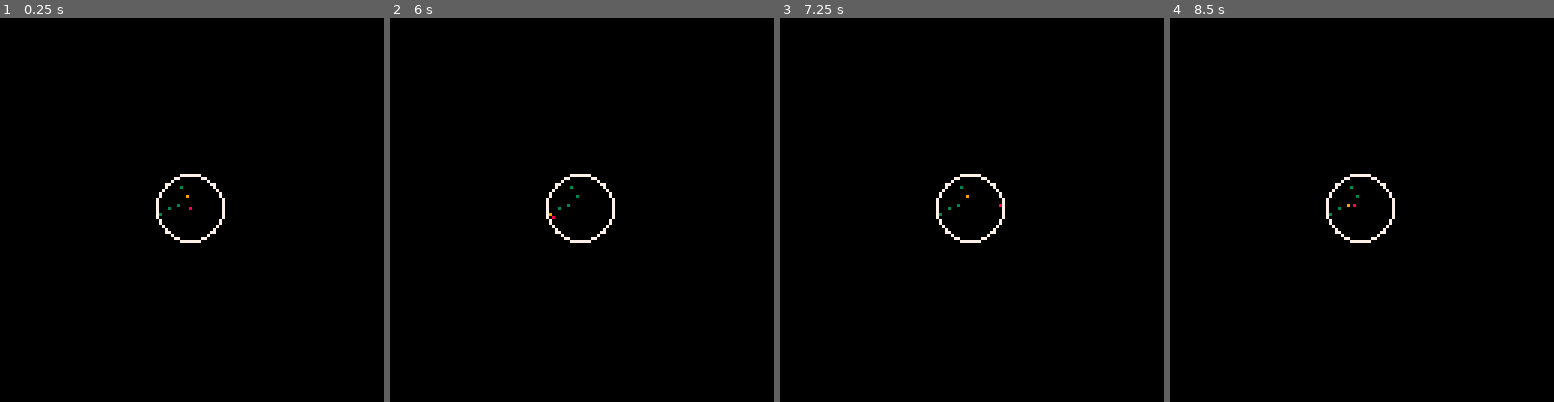
Above: before the commit, frames 1-4 (left to right).
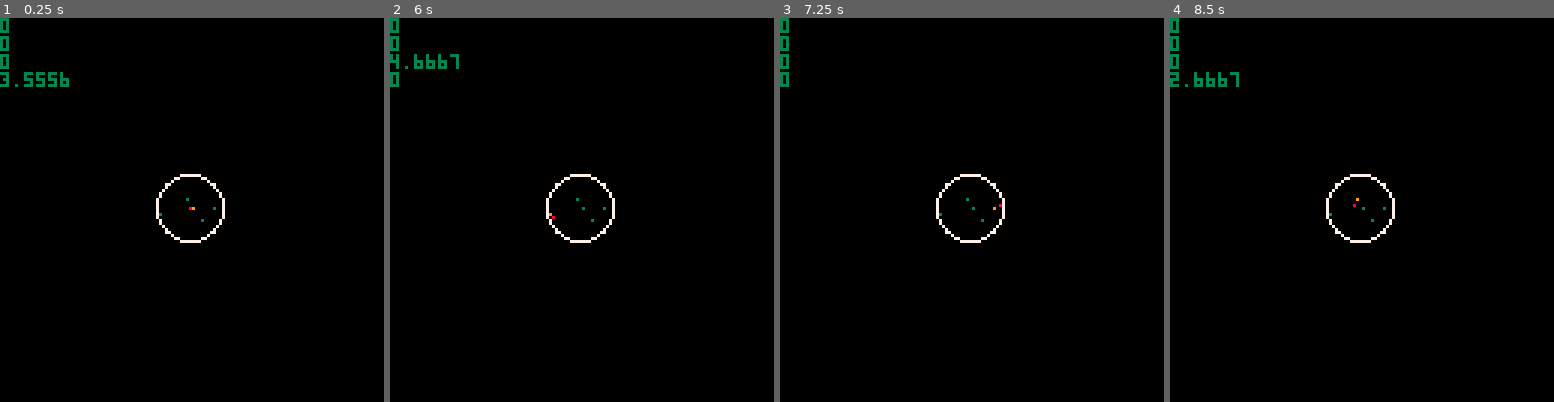
Above: after the commit, the same moments.

Repository: GerodruS/scanner8
Game: PICO-8 cartridge game.p8
Two runs of this game, one before a commit and one after it. Both use one fixed random seed, a clock stepped at 60 frames per second and the inputs below.
Inputs:
- Up to frame 1 (0.25 s): no input
- Up to frame 2 (6 s): hold Right 1.6-2.1 s; hold Up 2.15-2.42 s; hold Right 2.47-3.03 s; hold Left 3.08-3.58 s; hold Down 3.63-3.97 s; hold Right 4.02-4.68 s; hold Up 4.73-5.03 s; hold Left 5.08-5.68 s; hold Down from 5.73 s (still down)
- Up to frame 3 (7.25 s): release Down at 6.03 s; hold Right 6.08-6.58 s; hold Right 6.63-7.13 s; hold Up from 7.18 s (still down)
- Up to frame 4 (8.5 s): release Up at 7.45 s; hold Right 7.5-8.07 s; hold Left from 8.12 s (still down)

The runs differ from the first frame. In frame 1, 0.6% of the frame differs, in the area x 0-57%, y 0-54%; in frame 2, 0.6%; in frame 3, 0.3%; in frame 4, 0.6%.

Commit message:
Started to add resources

Diff:
--- a/game.p8
+++ b/game.p8
@@ -46,6 +46,12 @@
   pset(sources[i][1],sources[i][2],c)
  end
 
+ local resources=get_resources(sp)
+ print(resources[1])
+ print(resources[2])
+ print(resources[3])
+ print(resources[4])
+
  pset(scanner_pos[1],scanner_pos[2],8)
 end
 -->8
@@ -89,6 +95,7 @@
  return {v[1],v[2]}
 end
 -->8
+--sources
 function generate_sources()
  local r=planet_radius
  local d=r*2
@@ -102,6 +109,9 @@
 	 end
 	 vadd(p,planet_center)
 	 vflr(p)
+	 p.radius=2+flr(rnd(2))
+	 p.stype=1+flr(rnd(4))
+	 p.amount=4+flr(rnd(4))
 	 add(sources,p)
 	end
 end
@@ -115,6 +125,31 @@
  end
  return {best_i,best_d}
 end
+
+function get_resources(p)
+ local r={0,0,0,0}
+ for i=1,count(sources) do
+  local t=get_resource(p,sources[i])
+  if t then
+   r[t.stype]+=t.amount
+  end
+ end
+ return r
+end
+
+function get_resource(p,s)
+ local r2=s.radius^2
+ local d2=vdist2(p,s)
+ if d2<=r2 then
+  local t=1-d2/r2
+--  print(r2)
+--  print(d2)
+--  print(t)
+  local a=t*s.amount
+  return {stype=s.stype,amount=a}
+ end
+ return nil
+end
 __gfx__
 00000000000000000000000000000000000000000000000000000000000000000000000000000000000000000000000000000000000000000000000000000000
 00000000000000000000000000000000000000000000000000000000000000000000000000000000000000000000000000000000000000000000000000000000
